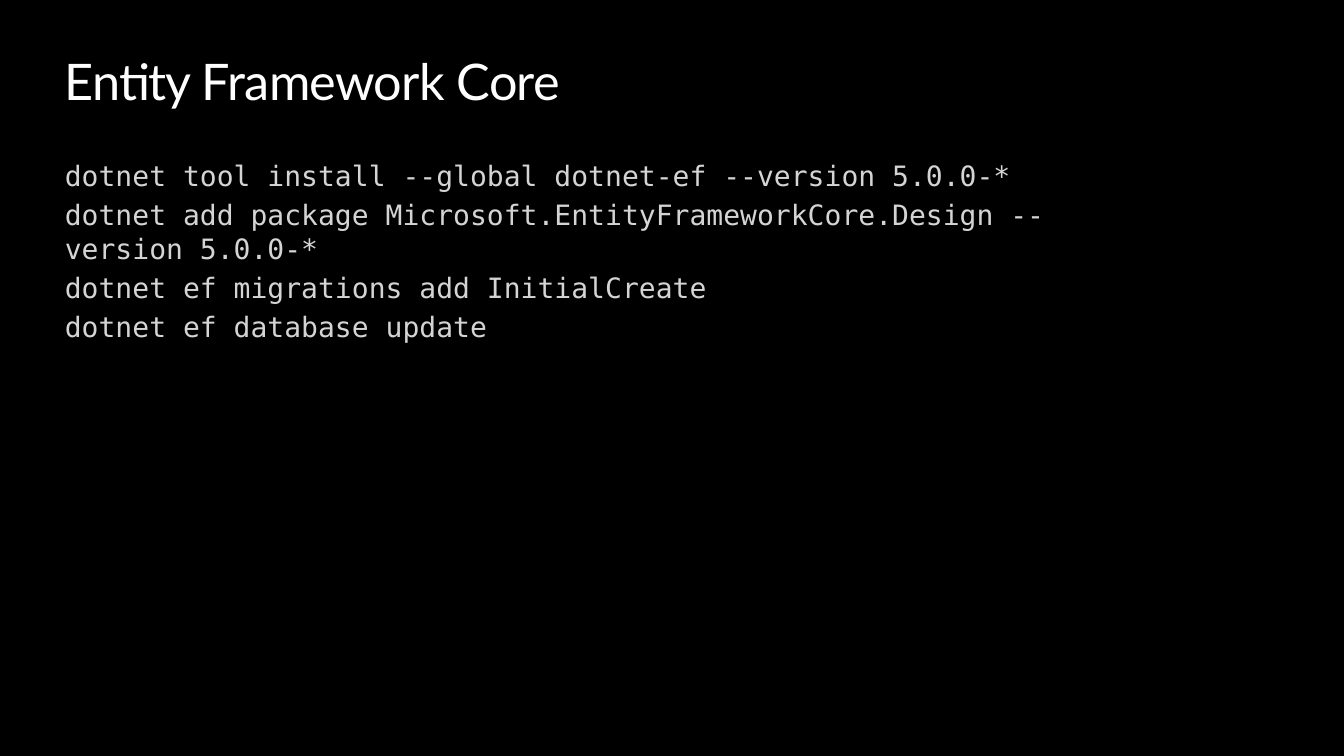
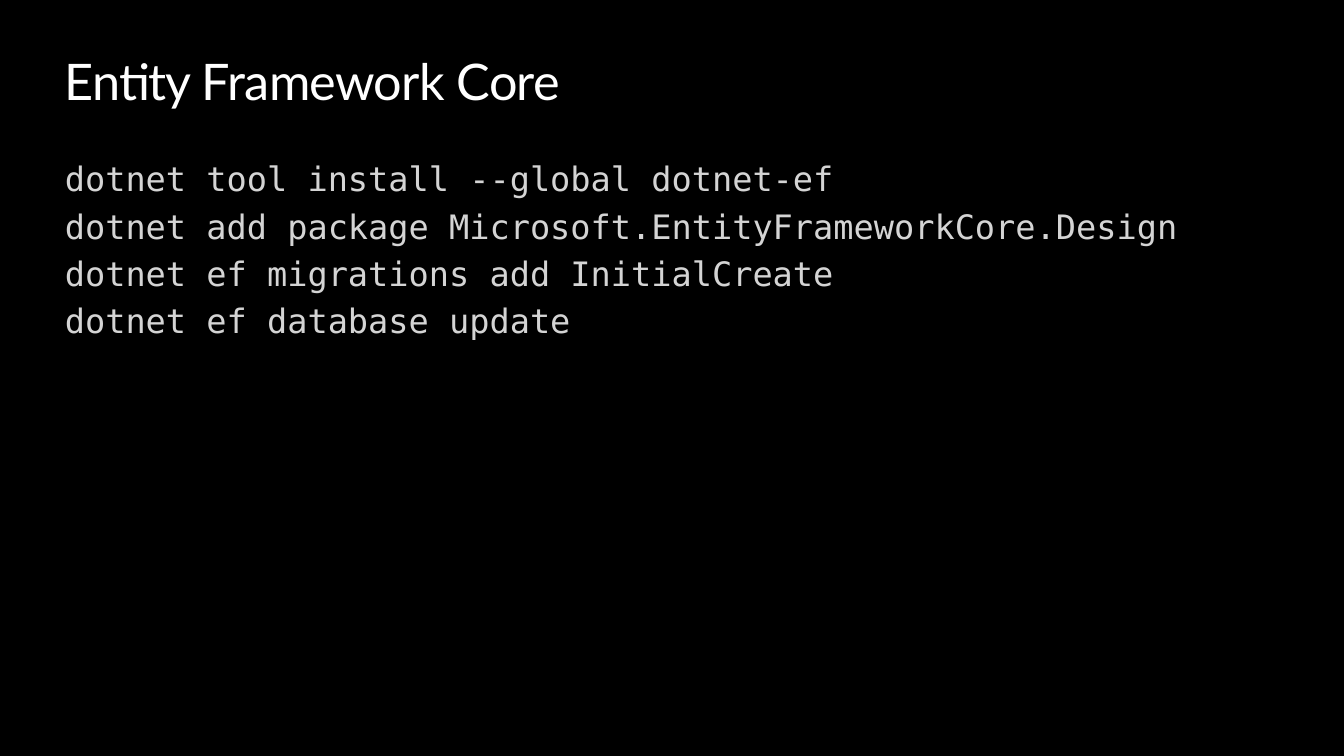
Before and after one commit to ondfisk/BDSA2020, a slide deck: slide 21 of Slides/Lecture04 - Data Access and Entity Framework Core.pptx. Drawn at 1344x756 pixels with LibreOffice and Linux fonts; fonts in the diff are those of the drawing; background and template pictures are left out. Boxes give left, top, right and bottom in pixels: in the first picture for what was removed or moved away, otherwise in the second. Text is boxed around its words. In the diff, an @@ line names an element or a change of style, - is before the commit and + after.

```diff
--- a/Slides/Lecture04 - Data Access and Entity Framework Core.pptx
+++ b/Slides/Lecture04 - Data Access and Entity Framework Core.pptx
@@ text at [65, 165, 1177, 246]: text changed; size 20 to 24 pt @@
-dotnet tool install --global dotnet-ef --version 5.0.0-*
-dotnet add package Microsoft.EntityFrameworkCore.Design --version 5.0.0-*
+dotnet tool install --global dotnet-ef
+dotnet add package Microsoft.EntityFrameworkCore.Design
@@ text at [65, 260, 833, 340]: size 20 to 24 pt in "dotnet ef migrations add InitialCreate", "dotnet ef database update" @@
```
Also in this commit, not shown: 2 other slides changed, 9 other files.
